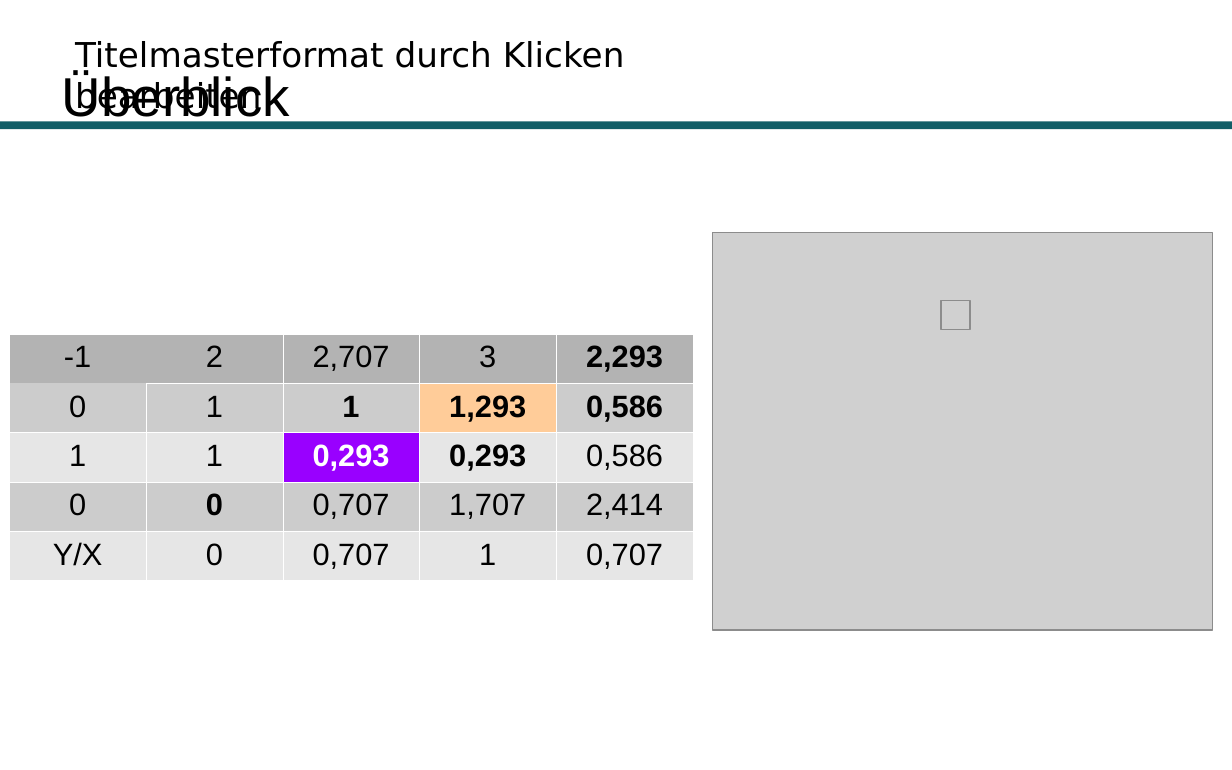
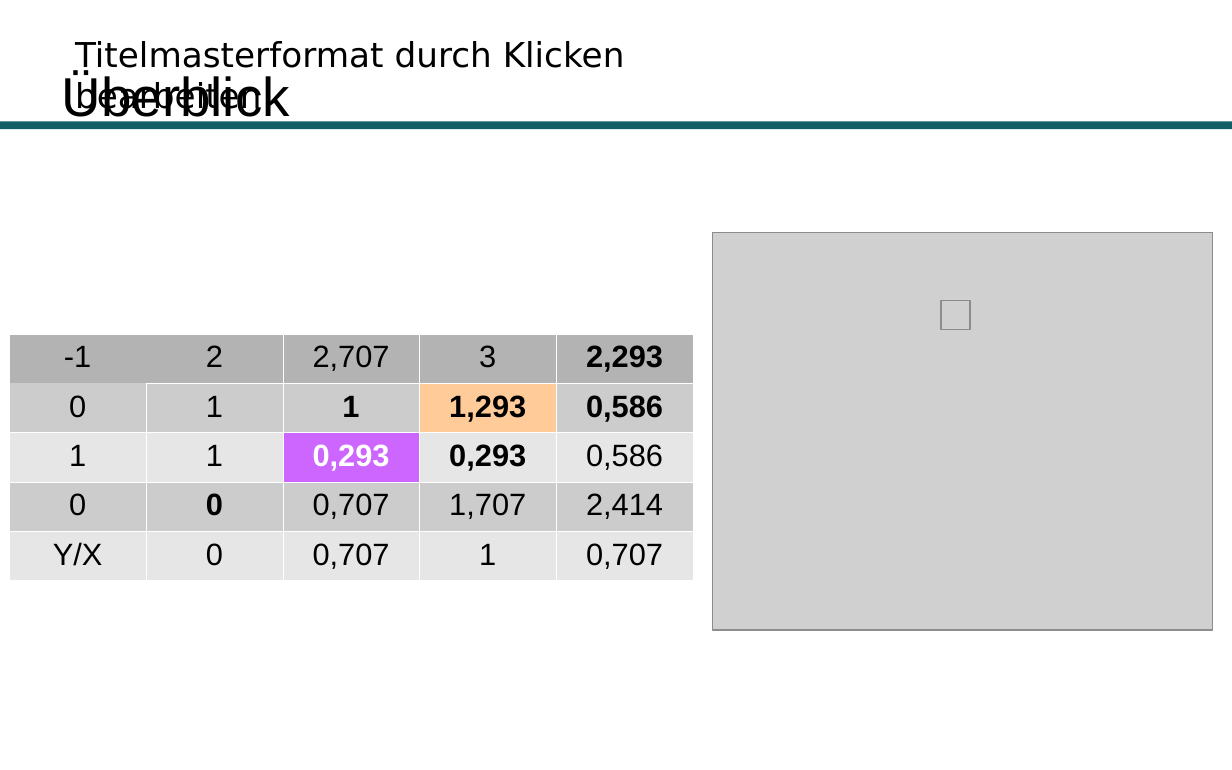
Before and after one commit to Hirnschwamm/DTW, a slide deck: slide 61 of Präsentation.odp. Drawn at 1232x770 pixels with LibreOffice and Linux fonts; fonts in the diff are those of the drawing; grey boxes stand for pictures; background and template pictures are left out. Boxes give left, top, right and bottom in pixels: in the first picture for what was removed or moved away, otherwise in the second. Text is boxed around its words. In the diff, an @@ line names an element or a change of style, - is before the commit and + after.

```diff
--- a/Präsentation.odp
+++ b/Präsentation.odp
@@ table at [9,334,692,573] @@
@@ fill #9900FF to #CC66FF in row 3, column 3 @@
```
Also in this commit, not shown: 4 other slides changed, 6 slides added, 4 other files.
